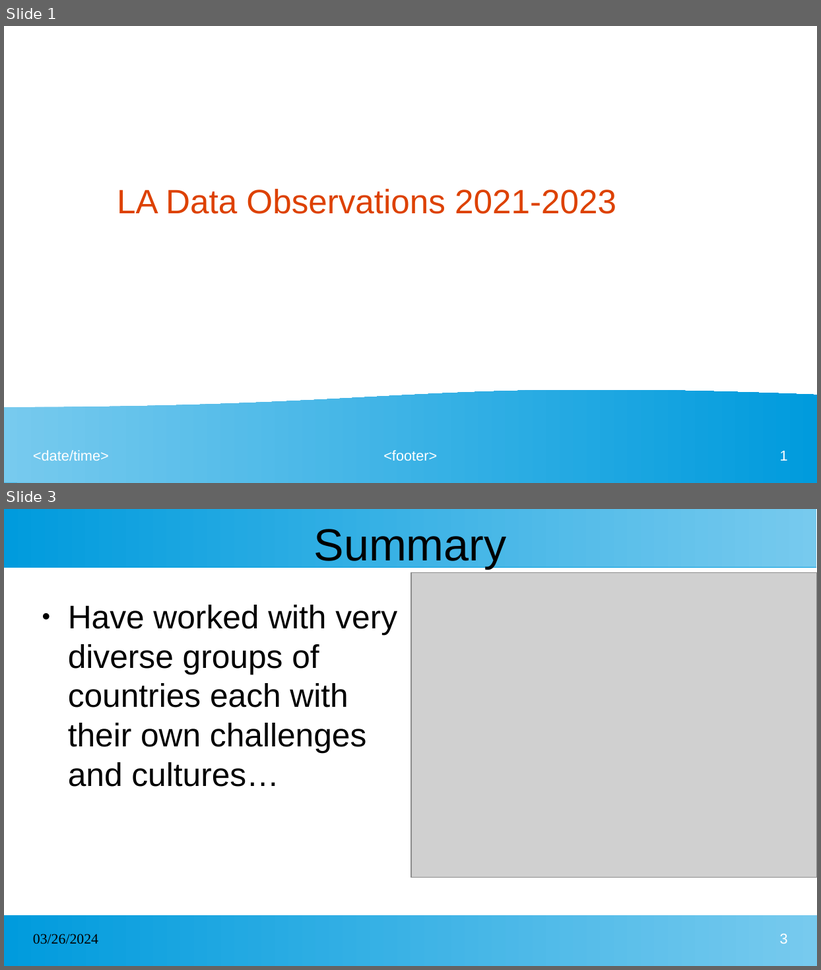
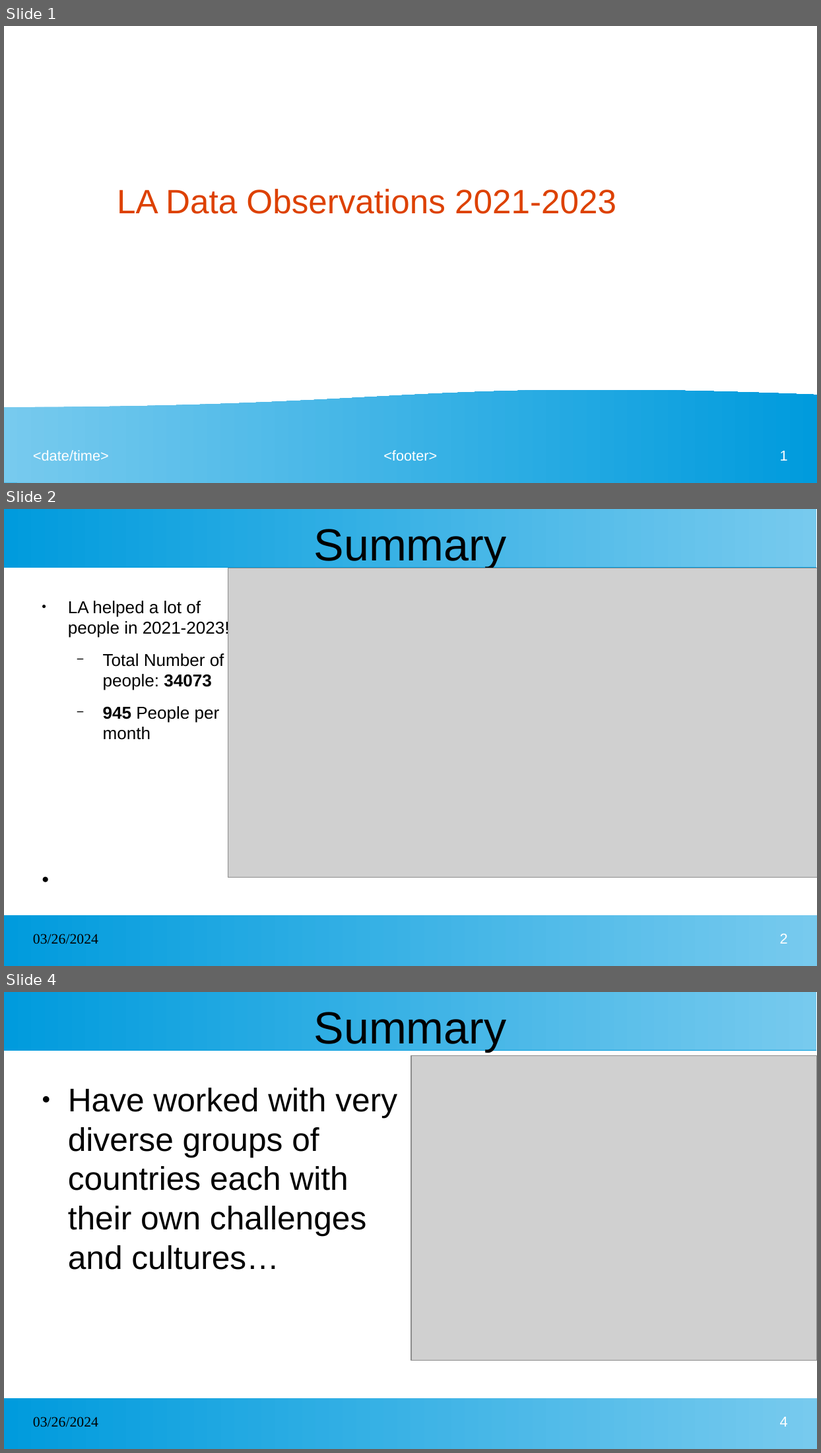
Before and after one commit to jacobgrimm/LA-Complete-Covid-Datat, a slide deck: LA Data.pptx. Shown one above the other, each under a label of ours: slides 1 and 3 before the commit, slides 1, 2 and 4 after it; the slides between them are not shown. The pictures are 821x970 and 821x1453 pixels, drawn with LibreOffice and Linux fonts; fonts in the diff are those of the drawing; grey boxes stand for pictures. Boxes give left, top, right and bottom in pixels: in the first picture for what was removed or moved away, otherwise in the second. Text is boxed around its words. In the diff, an @@ line names an element or a change of style, - is before the commit and + after.

```diff
--- a/LA Data.pptx
+++ b/LA Data.pptx
@@ slide 2 added at (4, 509, 817, 966), background #FFFFFF; not listed: 2 template elements that a slide beside it also shows @@
@@ title added at (314, 529, 507, 569), 44 pt, text #000000 @@
+Summary
@@ picture added at (228, 568, 817, 878) @@
@@ text added at (68, 601, 230, 740), 16.8 pt, text #000000 @@
+● LA helped a lot of people in 2021-2023!
+  − Total Number of people: 34073
+  − 945 People per month
@@ text added at (33, 934, 98, 945), 14 pt, text #000000 @@
+03/26/2024
@@ page number added at (780, 934, 788, 944), 14 pt, text #FFFFFF @@
+2
@@ what was slide 3 is now slide 4 @@
@@ page number at (780, 1417, 788, 1427): text changed @@
-3
+4
```
Also in this commit, not shown: 3 slides changed, 3 other slides added, 8 other files.
